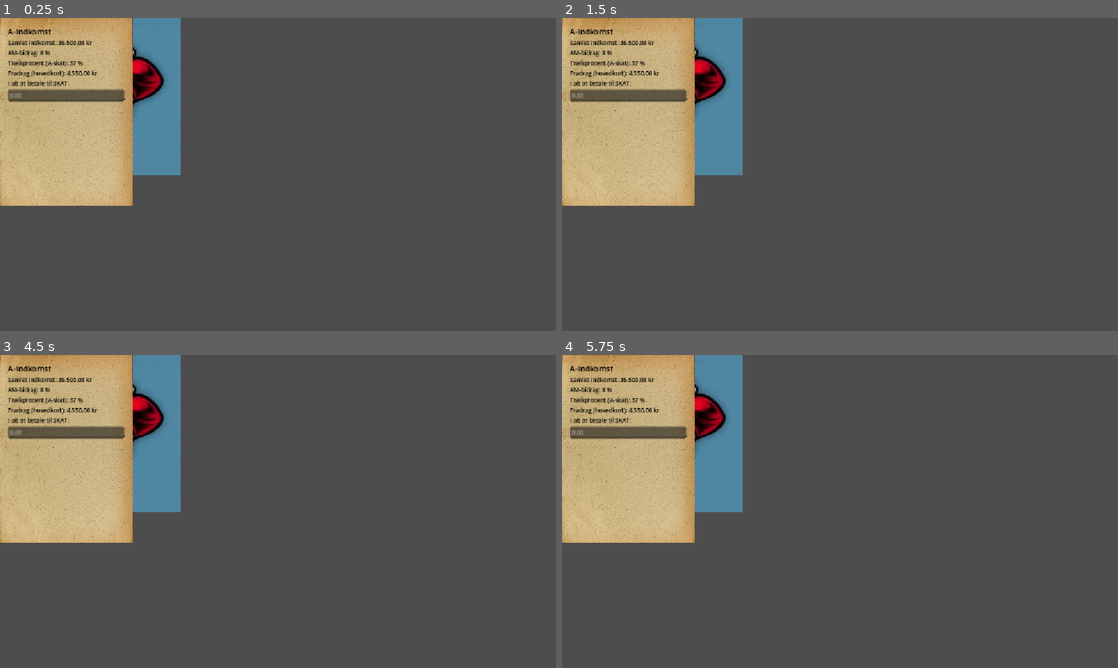
Above: before the commit, frames 1-4 (two rows, left to right).
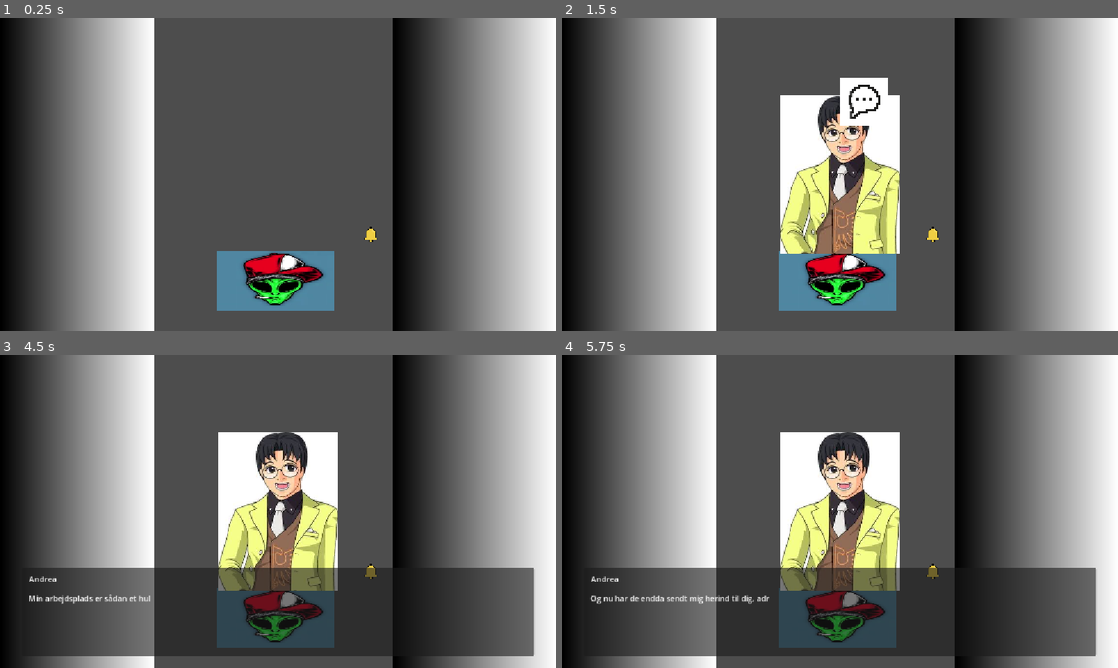
Above: after the commit, the same moments.

Repository: Hugtand2/dd-uge-2
Game: Godot game, scene res://Scenes&Scripts/main/main.tscn
Two runs of this game, one before a commit and one after it. Both use one fixed random seed, a clock stepped at 60 frames per second and the inputs below.
Inputs (mouse positions are in pixels of both pictures, inside the frame that each line leads up to):
- Up to frame 1 (0.25 s): no input
- Up to frame 2 (1.5 s): click (934, 233) at 0.52 s; click (934, 233) at 1.27 s
- Up to frame 3 (4.5 s): click (372, 570) at 2.02 s; tap Enter (ui_accept) at 2.75, 3.02, 3.5, 4.25 s; move the mouse to (400, 495) at 2.77 s; hold [ (Test) 2.78-3.5 s; click (400, 495) at 2.92 s; drag from (166, 527) to (250, 574) at 3.52 s; move the mouse to (333, 442) at 4.27 s; hold [ (Test) from 4.28 s (still down); click (333, 442) at 4.42 s
- Up to frame 4 (5.75 s): release [ (Test) at 5 s; tap Enter (ui_accept) at 5 s; drag from (812, 574) to (673, 464) at 5.02 s

The runs differ from the first frame. In frame 1, 56% of the frame differs, in the area x 0-100%, y 0-100%; in frame 2, 67%; in frame 3, 68%; in frame 4, 68%.

Commit message:
Made Andrea and Bune Sæk, while making random customers work

Diff:
--- /dev/null
+++ b/!DEBUG/DebugScenes/test_desk/test_desk.gd
@@ -0,0 +1,21 @@
+extends Node2D
+
+const BOARD_PATH := "res://Resources/UIAssets/Alien.png"
+
+@onready var desk: Area2D = $Desk
+@onready var spawn_button: Button = $CanvasLayer/SpawnButton
+
+var spawn_count := 0
+
+func _ready() -> void:
+	desk.board_placed.connect(_on_board_placed)
+	spawn_button.pressed.connect(_on_spawn_pressed)
+
+func _on_board_placed(_board: Board) -> void:
+	print("board dropped")
+
+func _on_spawn_pressed() -> void:
+	# Spawns below the desk so you can drag it up onto it
+	spawn_count += 1
+	var offset := Vector2(spawn_count * 40, 300)
+	desk.spawn_board(BOARD_PATH, offset, 1.0)
--- /dev/null
+++ b/!DEBUG/DebugScenes/test_desk/test_desk.tscn
@@ -0,0 +1,17 @@
+[gd_scene format=3 uid="uid://1kofhr2csqn0"]
+
+[ext_resource type="Script" uid="uid://ck572nfndu4r8" path="res://!DEBUG/DebugScenes/test_desk/test_desk.gd" id="1_874ui"]
+[ext_resource type="PackedScene" uid="uid://jgva0pjpv0ps" path="res://Scenes&Scripts/GameObjects/desk/desk.tscn" id="2_njqgj"]
+
+[node name="TestDesk" type="Node2D" unique_id=700179253]
+script = ExtResource("1_874ui")
+
+[node name="Desk" parent="." unique_id=914102673 instance=ExtResource("2_njqgj")]
+
+[node name="CanvasLayer" type="CanvasLayer" parent="." unique_id=2133847487]
+
+[node name="SpawnButton" type="Button" parent="CanvasLayer" unique_id=1157938778]
+offset_right = 8.0
+offset_bottom = 8.0
+focus_mode = 0
+text = "Spawn Board"
--- a/Classes/CustomerClasses/Customer.gd
+++ b/Classes/CustomerClasses/Customer.gd
@@ -1,11 +1,22 @@
 class_name Customer
 extends Node2D
+
+signal finished_speaking
+
+const CUSTOMERS_DIR := "res://Resources/Customers/"
+
+@onready var text_bubble_dots_resource: Resource
+@onready var text_bubble_dots: Sprite2D
 
 var sprite: Sprite2D
 var data: PackedStringArray
 var lines: PackedStringArray = []
 var customer_data: CustomerData
 
+func _ready() -> void:
+	text_bubble_dots_resource = load("res://Resources/Customers/!CustomerResources/speech-bubble-dots.webp")
+	text_bubble_dots = Sprite2D.new()
+	text_bubble_dots.hide()
 
 func _init(new_name: String, sprite_path: String = "") -> void:
 	name = new_name
@@ -25,18 +36,25 @@
 
 func want_to_speak() -> void:
 	# Add sprite to scenetree
-	var text_bubble_dots_resource := load("res://Resources/Customers/!CustomerResources/speech-bubble-dots.webp")
-	var text_bubble_dots := Sprite2D.new()
 	text_bubble_dots.texture = text_bubble_dots_resource
 	text_bubble_dots.scale = Vector2(0.1,0.1)
 	text_bubble_dots.position = Vector2(50,-150)
 	add_child(text_bubble_dots)
+	text_bubble_dots.show()
 
 	greet()
 	return
 
 func speak() -> void:
-	DialogueBox.start(name, customer_data.read_section("[DIALOGUE]"))
+	text_bubble_dots.hide()
+	var section := customer_data.read_section("[DIALOGUE]")
+	if section.is_empty():
+		return
+	DialogueBox.start(name, section)
+	DialogueBox.closed.connect(_on_dialogue_closed, CONNECT_ONE_SHOT)
+
+func _on_dialogue_closed() -> void:
+	finished_speaking.emit()
 
 func greet() -> void:
 	var greetings := customer_data.read_section("[GREETINGS]")
@@ -54,3 +72,18 @@
 	if sprite == null or sprite.texture == null:
 		return false
 	return sprite.get_rect().has_point(sprite.to_local(get_global_mouse_position()))
+
+static func get_customer_names() -> PackedStringArray:
+	var names := PackedStringArray()
+	for dir_name in DirAccess.get_directories_at(CUSTOMERS_DIR):
+		if dir_name.begins_with("!"):
+			continue
+		names.append(dir_name)
+	return names
+
+static func get_random_customer_name() -> String:
+	var names := get_customer_names()
+	if names.is_empty():
+		push_error("No customers found in " + CUSTOMERS_DIR)
+		return ""
+	return names[randi() % names.size()]
--- a/Classes/ObjectClasses/Board.gd
+++ b/Classes/ObjectClasses/Board.gd
@@ -7,6 +7,7 @@
 var dragging := false
 var last_mouse := Vector2.ZERO
 var sprite: Sprite2D
+var on_desk := false
 
 # Constructor
 func _init(sprite_path: String, sprite_scale: float) -> void:
@@ -43,17 +44,25 @@
 				get_viewport().set_input_as_handled()
 			else:
 				dragging = false
+		elif dragging:
+			_drop()
 	elif event is InputEventMouseMotion and dragging:
 		if not Input.is_mouse_button_pressed(MOUSE_BUTTON_LEFT):
-			dragging = false
-			if get_board_under():
-				clip(get_board_under())
+			_drop()
 			return
 		var mouse := get_global_mouse_position()
 		var delta := mouse - last_mouse
 		last_mouse = mouse
 		for b in get_group():
 			b.global_position += delta
+
+func _drop() -> void:
+	dragging = false
+	var target := get_board_under()
+	if target:
+		clip(target)
+	for desk in get_tree().get_nodes_in_group("desks"):
+		desk.board_dropped(self)
 
 func bring_to_front() -> void:
 	var members := get_group()
--- a/Classes/UIClasses/dialogue.gd
+++ b/Classes/UIClasses/dialogue.gd
@@ -4,12 +4,19 @@
 @onready var text_label: Label = %TextLabel   # every dialogue scene needs a Label named TextLabel
 @export var close_on_any_input := false
 
+signal closed
+
 var speaker := ""
 var lines: PackedStringArray = []
 var index := 0
 
 func _ready() -> void:
+	_close()
+
+func _close() -> void:
 	hide()
+	closed.emit()
+	pass
 
 func start(new_speaker: String, new_lines: PackedStringArray) -> void:
 	if new_lines.is_empty():
@@ -32,7 +39,7 @@
 		var is_press := event.is_pressed() and not event.is_echo() \
 			and (event is InputEventKey or event is InputEventMouseButton)
 		if is_press:
-			hide()
+			_close()
 		return
 
 	var advance := false
@@ -46,6 +53,6 @@
 	get_viewport().set_input_as_handled()
 	index += 1
 	if index >= lines.size():
-		hide()
+		_close()
 	else:
 		_refresh()
--- /dev/null
+++ b/Scenes&Scripts/GameObjects/desk/desk.gd
@@ -0,0 +1,31 @@
+extends Area2D
+
+signal board_placed(board: Board)   # emitted when a board is dropped on the desk
+
+@onready var shape_node: CollisionShape2D = $CollisionShape2D
+
+func _ready() -> void:
+	add_to_group("desks")
+
+# Desk rectangle in global space (assumes no rotation)
+func get_global_rect() -> Rect2:
+	var rect_shape := shape_node.shape as RectangleShape2D
+	var s := rect_shape.size * shape_node.global_scale
+	return Rect2(shape_node.global_position - s / 2.0, s)
+
+# Called by Board._drop()
+func board_dropped(board: Board) -> void:
+	var over := get_global_rect().has_point(board.get_global_rect().get_center())
+	if over:
+		board_placed.emit(board)
+	board.on_desk = over
+
+# offset is measured from the desk's center to the new board's center
+func spawn_board(board_texture_path: String, offset: Vector2, board_scale := 1.0) -> Board:
+	var new_board := Board.new(board_texture_path, board_scale)
+	get_parent().add_child(new_board)     # same parent as other boards, so stacking works
+	var center := get_global_rect().get_center() + offset
+	new_board.global_position = center - new_board.size / 2.0
+	# Only counts as "on the desk" if it actually landed on it
+	new_board.on_desk = get_global_rect().has_point(center)
+	return new_board
--- a/Scenes&Scripts/GameObjects/desk/desk.tscn
+++ b/Scenes&Scripts/GameObjects/desk/desk.tscn
@@ -1,3 +1,18 @@
 [gd_scene format=3 uid="uid://jgva0pjpv0ps"]
 
-[node name="Desk" type="Node2D" unique_id=914102673]
+[ext_resource type="Script" uid="uid://c0bqu5ms71foe" path="res://Scenes&Scripts/GameObjects/desk/desk.gd" id="1_hicrt"]
+[ext_resource type="Texture2D" uid="uid://brq1481fdqylt" path="res://Resources/UIAssets/Alien.png" id="2_cn7bp"]
+
+[sub_resource type="RectangleShape2D" id="RectangleShape2D_54cwd"]
+size = Vector2(243.5, 118)
+
+[node name="Desk" type="Area2D" unique_id=130957007]
+script = ExtResource("1_hicrt")
+
+[node name="Sprite2D" type="Sprite2D" parent="." unique_id=489386418]
+position = Vector2(4.351139e-06, 1)
+scale = Vector2(0.6506667, 0.3803681)
+texture = ExtResource("2_cn7bp")
+
+[node name="CollisionShape2D" type="CollisionShape2D" parent="." unique_id=1783923406]
+shape = SubResource("RectangleShape2D_54cwd")
--- a/Scenes&Scripts/main/main.tscn
+++ b/Scenes&Scripts/main/main.tscn
@@ -1,9 +1,9 @@
 [gd_scene format=3 uid="uid://c68ilnrn3gf8y"]
 
-[ext_resource type="Script" uid="uid://dnruhlktnpuqe" path="res://!DEBUG/DebugScenes/test_boards/test_boards.gd" id="1_tpnqi"]
-[ext_resource type="PackedScene" uid="uid://jgva0pjpv0ps" path="res://Scenes&Scripts/GameObjects/desk/desk.tscn" id="2_0o18v"]
+[ext_resource type="Script" uid="uid://cu1yl8m2nutcw" path="res://Scenes&Scripts/main/main.gd" id="1_j2eme"]
+[ext_resource type="PackedScene" uid="uid://bwikx6f55bkpf" path="res://Scenes&Scripts/work_place/work_place.tscn" id="2_tpnqi"]
 
-[node name="TestLevel" type="Node2D" unique_id=738664784]
-script = ExtResource("1_tpnqi")
+[node name="Main" type="Node2D" unique_id=738664784]
+script = ExtResource("1_j2eme")
 
-[node name="Desk" parent="." unique_id=914102673 instance=ExtResource("2_0o18v")]
+[node name="WorkPlace" parent="." unique_id=1718905792 instance=ExtResource("2_tpnqi")]
--- a/Scenes&Scripts/work_place/work_place.gd
+++ b/Scenes&Scripts/work_place/work_place.gd
@@ -1,4 +1,6 @@
 extends Node2D
+
+@onready var desk := $Desk
 
 var current_customer: Customer
 var is_serving := false
@@ -11,12 +13,16 @@
 	if current_customer:
 		return
 	is_serving = true
-	var customer = Customer.new("George")
+	var customer = Customer.new(Customer.get_random_customer_name())
 	add_child(customer)
 	############################################################################
 	# Insert animation
 	customer.position = Vector2i(get_viewport_rect().size/2)
 	############################################################################
 	# On anim.finished():
+	customer.finished_speaking.connect(_on_customer_finished_speaking)
 	customer.want_to_speak()
 	return
+
+func _on_customer_finished_speaking() -> void:
+	desk.spawn_board("res://Resources/Sprites/GameObjectSprites/tax_paper_test.jpg", Vector2.ZERO, 0.1)
--- a/Scenes&Scripts/work_place/work_place.tscn
+++ b/Scenes&Scripts/work_place/work_place.tscn
@@ -13,7 +13,11 @@
 [node name="WorkPlace" type="Node2D" unique_id=1718905792]
 script = ExtResource("1_nsi5y")
 
-[node name="Desk" parent="." unique_id=914102673 instance=ExtResource("2_tug3r")]
+[node name="Desk" parent="." unique_id=130957007 instance=ExtResource("2_tug3r")]
+position = Vector2(571, 543)
+
+[node name="Desk" parent="Desk" unique_id=579528430 instance=ExtResource("2_tug3r")]
+position = Vector2(571, 543)
 
 [node name="Bell" type="TextureButton" parent="." unique_id=247982987]
 offset_left = 736.0
@@ -33,11 +37,6 @@
 scale = Vector2(4.9960938, 10.167969)
 texture = SubResource("GradientTexture2D_v1nc2")
 
-[node name="Sprite2D3" type="Sprite2D" parent="Frame" unique_id=623859005]
-position = Vector2(569, 569)
-scale = Vector2(7.9980474, 2.6621094)
-texture = SubResource("GradientTexture2D_v1nc2")
-
 [node name="Sprite2D2" type="Sprite2D" parent="Frame" unique_id=85458382]
 position = Vector2(984.3086, 324)
 scale = Vector2(5.2908945, 10.334437)
Not shown, added: !DEBUG/DebugScenes/test_desk/test_desk.gd.uid
Binary file added: Resources/Customers/Andrea/andrea.jpg
Not shown, added: Resources/Customers/Andrea/andrea.jpg.import
Not shown, added: Resources/Customers/Andrea/andrea_data.txt
Binary file added: Resources/Customers/Bune Sæk/bune sæk.jpg
Not shown, added: Resources/Customers/Bune Sæk/bune sæk.jpg.import
Not shown, added: Resources/Customers/Bune Sæk/bune sæk_data.txt
Not shown, changed: Resources/Customers/George/george_data.txt
Not shown, added: Scenes&Scripts/GameObjects/desk/desk.gd.uid
